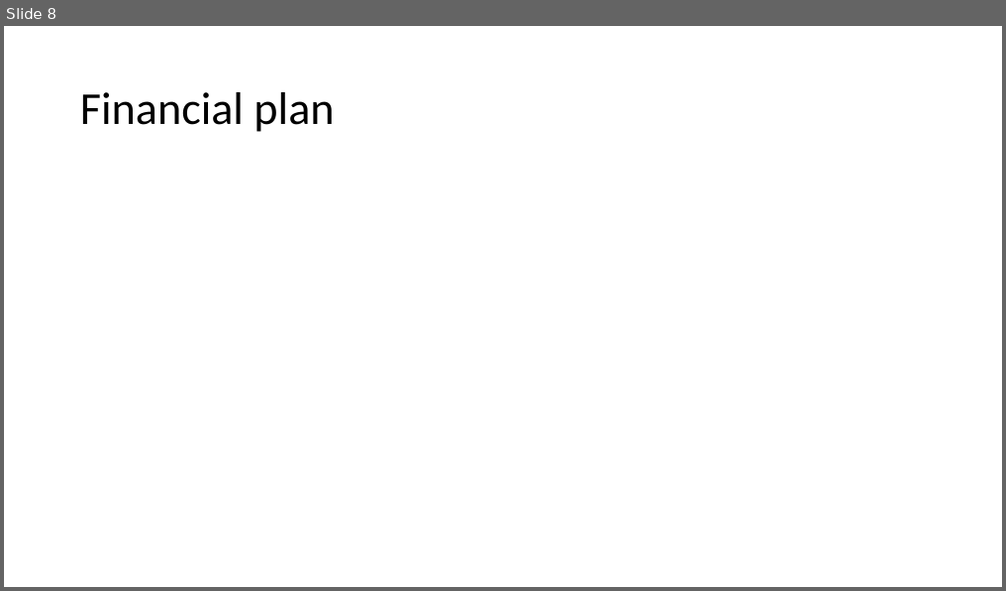
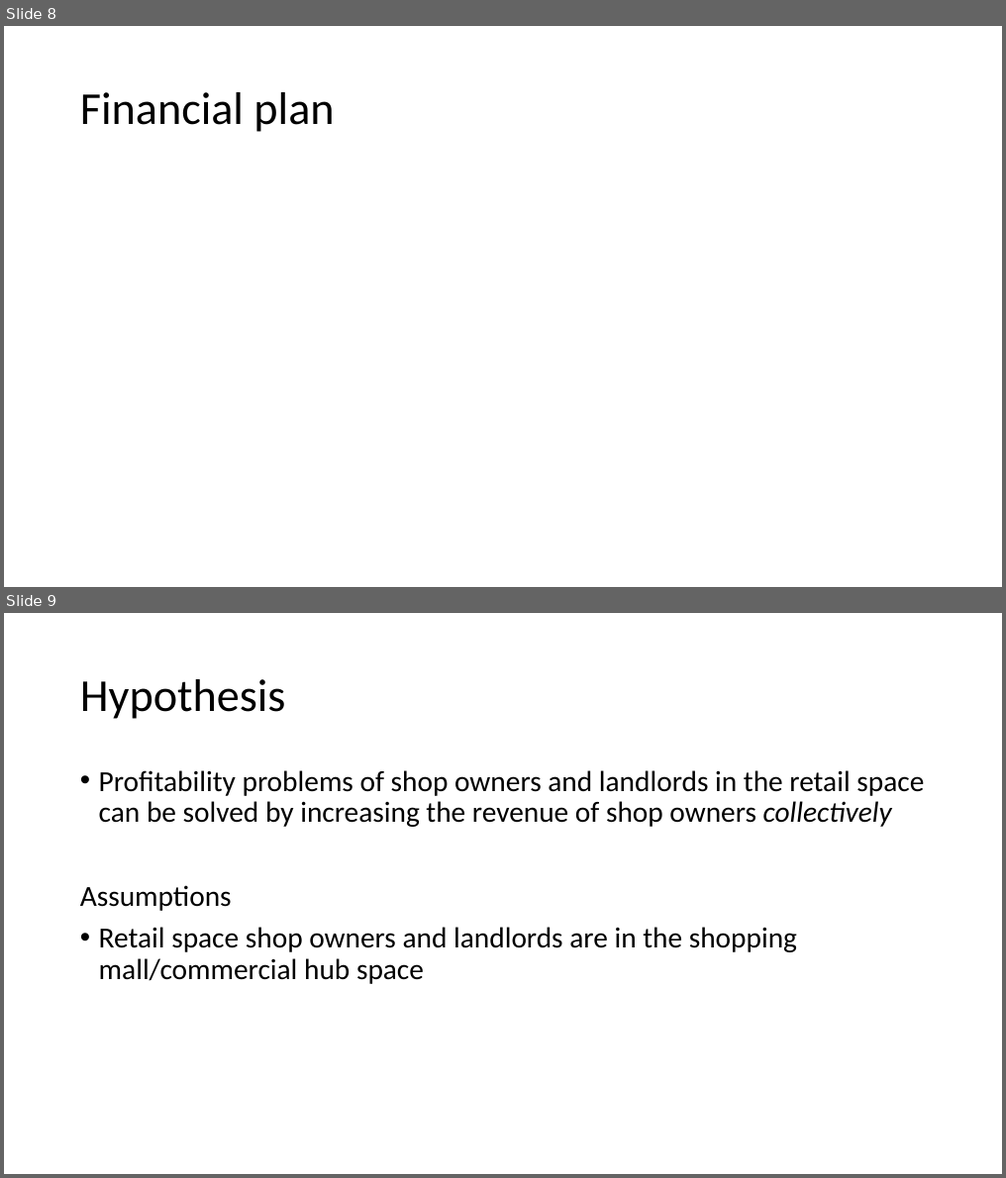
Before and after one commit to MeCode4Food/ACNAPI-code-challenge, a slide deck: Business use case for Mall app.pptx. Shown one above the other, each under a label of ours: slide 8 before the commit, slides 8 and 9 after it. The pictures are 1006x591 and 1006x1178 pixels, drawn with LibreOffice and Linux fonts; fonts in the diff are those of the drawing. Boxes give left, top, right and bottom in pixels: in the first picture for what was removed or moved away, otherwise in the second. Text is boxed around its words. In the diff, an @@ line names an element or a change of style, - is before the commit and + after.

```diff
--- a/Business use case for Mall app.pptx
+++ b/Business use case for Mall app.pptx
@@ slide 9 added at (4,613,1002,1174), background #FFFFFF @@
@@ title added at (80,679,286,719), 44 pt, text #000000 @@
+Hypothesis
@@ text added at (80,770,924,984), 28 pt, text #000000 @@
+• Profitability problems of shop owners and landlords in the retail space can be solved by increasing the revenue of shop owners collectively
+Assumptions
+• Retail space shop owners and landlords are in the shopping mall/commercial hub space
```
Also in this commit, not shown: 2 slides changed, 1 other slide added, 1 other file.
